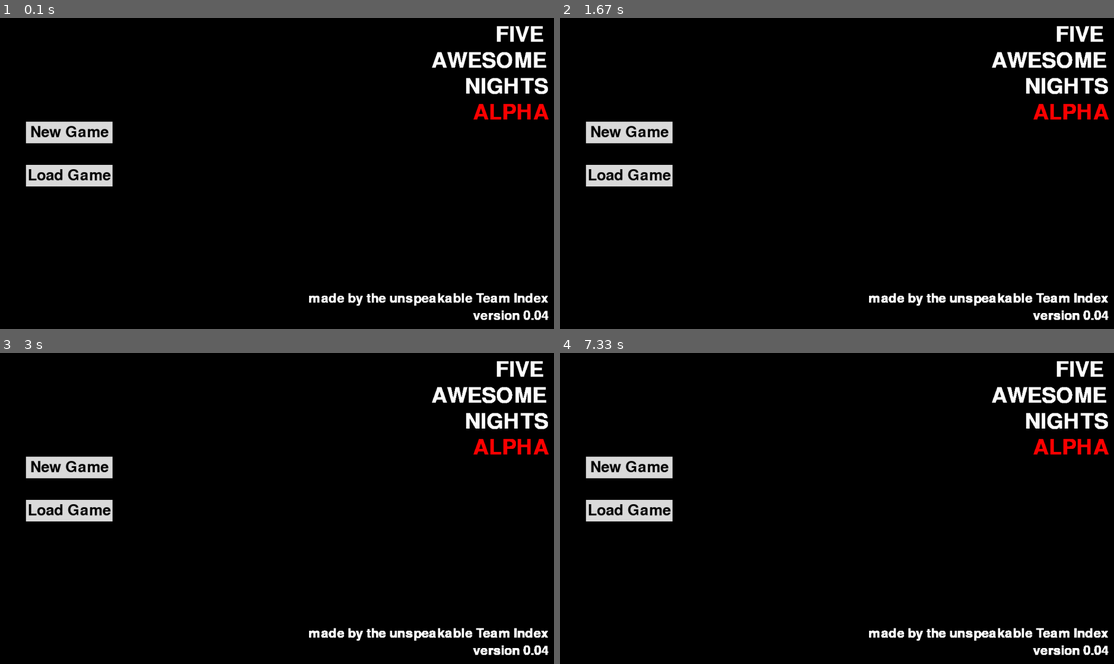
Above: before the commit, frames 1-4 (two rows, left to right).
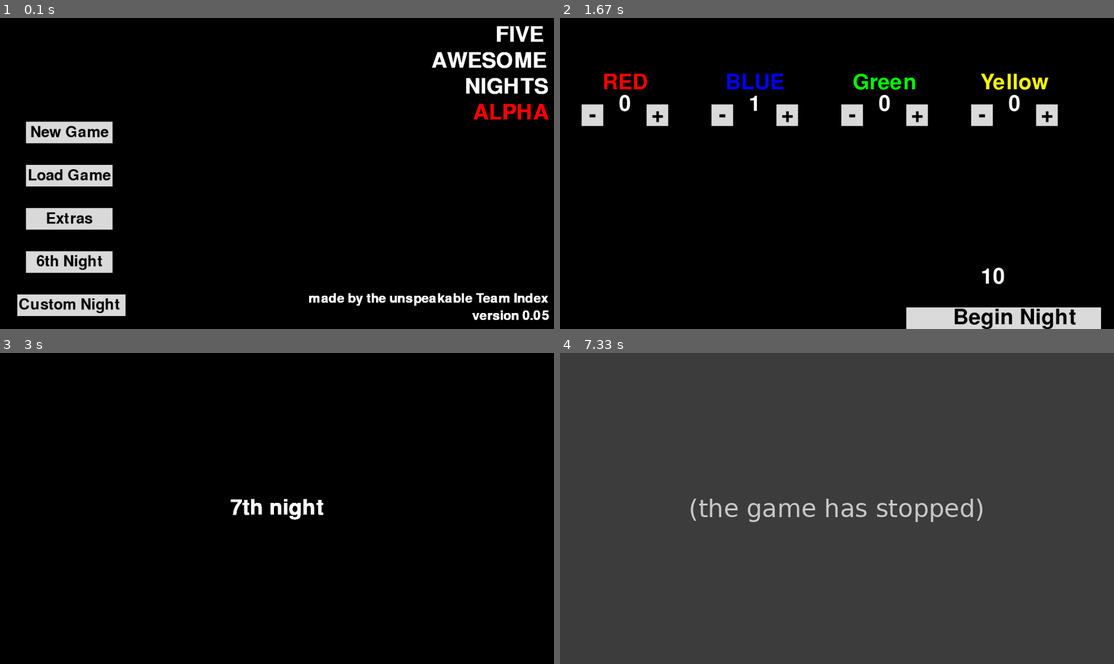
Above: after the commit, the same moments.

Repository: SuperTapood/Python-Game
Game: pygame game, started from main.py
The game is run twice, just before and just after one commit, with the same random seed, the same clock (stepped at 60 frames per second) and the same inputs.
Inputs (mouse positions are in pixels of both pictures, inside the frame that each line leads up to):
- Up to frame 1 (0.1 s): no input
- Up to frame 2 (1.67 s): click (632, 304) at 0.38 s, where only the run after the commit has a clickable "Custom Night"; click (659, 114) at 0.72 s, where only the run after the commit has a clickable "+"; click (593, 114) at 1.05 s, where only the run after the commit has a clickable "-"; click (787, 114) at 1.38 s, where only the run after the commit has a clickable "+"
- Up to frame 3 (3 s): click (160, 449) at 1.72 s, where only the run after the commit has a clickable "-"; click (443, 651) at 2.05 s, where only the run after the commit has a clickable "Begin Night"
- Up to frame 4 (7.33 s): no input

The runs differ from the first frame. In frame 1, 3.4% of the frame differs, in the area x 3-100%, y 61-98%; in frame 2, 10%; in frame 3, 5.2%; in frame 4, 100%, in the area x 0-100%, y 0-100%.
Error after the commit: AttributeError: 'Screen' object has no attribute 'power' (screen.py line 123); the game stopped at 7.05 s (later frames are placeholders)

Commit message:
updated to version 0.05
see changelog for details

Diff:
--- a/colors.py
+++ b/colors.py
@@ -1,5 +1,6 @@
 # just a color pallet so i wont have to remember those everytime i want to color something
 # these are constants
+# L stands for light
 
 WHITE = (255, 255, 255)
 BLACK = (0, 0, 0)
@@ -8,3 +9,5 @@
 YELLOW = (255, 255, 0)
 GREEN = (0, 255, 0)
 BLUE = (0, 0, 255)
+ORANGE = (255,69,0)
+L_RED = (220,20,60)
--- a/enemy.py
+++ b/enemy.py
@@ -17,14 +17,12 @@
 		self.atDoor = False
 		self.attack = False
 		# clock time in ms (28 seconds?)
-		self.clockTime = (ENEMY_DELAY - 100 * (self.level - 1))
+		self.clockTime = (ENEMY_DELAY - self.level)
 		return
 
 	def tick(self, factor):
 		# move the clock by factor factor
 		self.clockTime -= factor
-		print(self.clockTime)
-		print(self.pathIndex)
 		# chance translates to about once per 5 clocks
 		if randint(0, 10000 - self.level * 100) == 69 and self.level > 0:
 			if self.pathIndex < len(self.path):
--- a/gameData.py
+++ b/gameData.py
@@ -52,9 +52,9 @@
 NIGHTTUPLES = [[1, 1, 0, 0], [2, 2, 1, 0], [4, 4, 4, 4]]
 # the max playalbe night (== len(NIGHTTUPLES))
 CAP_NIGHT = 3
-# current night, set to 7 for testing, i have 2 variables for that because thats how we roll
-NIGHT = 1
-CURRENT_NIGHT = 1
+# current night, set to 7 for testing, i have 2 variables for that because thats how we roll BABY
+NIGHT = 7
+CURRENT_NIGHT = 7
 # lenght of the night in secs
 NIGHT_LENGTH = 600
 # how long an enemy takes before trying to move in secs (default)
@@ -62,8 +62,8 @@
 # user's high score, custom night
 HIGH_SCORE = 0
 # did the player beat the sixth or seventh night? (0 - F, 1 - T)
-SixBeat = 0
-SevenBeat = 0
+SixBeat = 1
+SevenBeat = 1
 # enemy levels chosen in CN
 ENEMY_LEVELS = [0, 0, 0, 0]
 # paths for the enemies, currently don't really matter, later will
--- /dev/null
+++ b/metaData.py
@@ -0,0 +1,3 @@
+__version__ = "0.05"
+__author__ = "Team Index"
+__state__ = "ALPHA"
--- a/power.py
+++ b/power.py
@@ -11,7 +11,7 @@
 
 	def substract(self):
 		# will later add a more complex power substraction system
-		self.power -= self.bars * 1
+		self.power -= self.bars * (1 / 14)
 		return
 
 	def powerUp(self):
@@ -27,4 +27,12 @@
 				return True
 			return False
 		return False
+
+	def change(self, prefix):
+		self.bars = 1 + int(prefix[1]) + int(prefix[0])
+		return
+
+	def powerDown(self):
+		self.bars -= 1
+		return
 	pass
--- a/screen.py
+++ b/screen.py
@@ -8,12 +8,10 @@
 from helpFunctions import returnOfficePrefix, startNight, checkIfOver, returnHour
 from time import sleep as wait
 from power import Power
-
-
-__version__ = "0.04"
-__author__ = "Team Index"
-
-class Screen:
+from screenBlitter import ScreenBlitter
+from metaData import __version__
+
+class Screen(ScreenBlitter):
 	def __init__(self):
 		self.enemies = None
 		self.x = 1280
@@ -56,22 +54,13 @@
 		self.window.fill(BLACK)
 		while True:
 			self.window.fill(BLACK)
-			txt = Text("RED", self.x // 2, self.y // 2, 50, self.window)
-			txt = Text(str(gameData.ENEMY_LEVELS[0]), self.x // 2, self.y // 2 + 50, 50, self.window)
-			rPlusBtn = Button(GRAY, (self.x // 2 + 50 , self.y // 2 + 50, 50, 50), self.window)
-			txt = Text("+", self.x // 2 + 75, self.y // 2 + 75, 50, self.window, BLACK)
-			if rPlusBtn.checkIfClicked():
-				if gameData.ENEMY_LEVELS[0] < 20:
-					gameData.ENEMY_LEVELS[0] += 1
-					wait(0.1)
-			rMinusBtn = Button(GRAY, (self.x // 2 - 100 , self.y // 2 + 50, 50, 50), self.window)
-			txt = Text("-", self.x // 2 - 75, self.y // 2 + 75, 50, self.window, BLACK)
-			if rMinusBtn.checkIfClicked():
-				if gameData.ENEMY_LEVELS[0] > 0:
-					gameData.ENEMY_LEVELS[0] -= 1
-					wait(0.1)
-			startBtn = Button(GRAY, (800, 670, 550, 150), self.window)
-			txt = Text("Begin Night", 1000, 700, 50, self.window, BLACK)
+			self.customRed()
+			self.customBlue()
+			self.customYellow()
+			self.customGreen()
+			self.calculatePoints()
+			startBtn = Button(GRAY, (800, 670, 450, 150), self.window)
+			txt = Text("Begin Night", 1050, 695, 50, self.window, BLACK)
 			if startBtn.checkIfClicked():
 				self.bootCustomNight()
 				startNight()
@@ -102,36 +91,8 @@
 	def blitMainMenu(self):
 		self.window.fill(BLACK)
 		while True:
-			txt = Text("FIVE", 1200, 40, 50, self.window)
-			txt = Text("AWESOME", 1130, 100, 50, self.window)
-			txt = Text("NIGHTS", 1170, 160, 50, self.window)
-			txt = Text("ALPHA", 1180, 220, 50, self.window, RED)
-			txt = Text(f"version {__version__}", 1180, 690, 30, self.window)
-			txt = Text(f"made by the unspeakable {__author__}", 990, 650, 30, self.window)
-			newBtn = Button(GRAY, (60, 240, 200, 50),  self.window)
-			txt = Text("New Game", 160, 265, 35, self.window, BLACK)
-			if newBtn.checkIfClicked():
-				gameData.reset()
-				self.blitNightNumber()
-			loadBtn = Button(GRAY, (60, 340, 200, 50), self.window)
-			txt = Text("Load Game", 160, 365, 35, self.window, BLACK)
-			if loadBtn.checkIfClicked():
-				self.blitNightNumber()
-			if gameData.SevenBeat == 1:
-				ExtraBtn = Button(GRAY, (60, 440, 200, 50), self.window)
-				txt = Text("Extras", 160, 465, 35, self.window, BLACK)
-				if ExtraBtn.checkIfClicked():
-					self.blitExtras()
-			if gameData.NIGHT > 5:
-				SixBtn = Button(GRAY, (60, 540, 200, 50), self.window)
-				txt = Text("6th Night", 160, 565, 35, self.window, BLACK)
-				if SixBtn.checkIfClicked():
-					self.blitSixthNight()
-			if gameData.SixBeat:
-				SevenBtn = Button(GRAY, (40, 640, 250, 50), self.window)
-				txt = Text("Custom Night", 160, 665, 35, self.window, BLACK)
-				if SevenBtn.checkIfClicked():
-					self.blitCustomNight()
+			self.mainText()
+			self.mainButtons()
 			for event in pygame.event.get():
 				if event.type == pygame.QUIT:
 					pygame.quit()
@@ -158,20 +119,21 @@
 		officeState = prefix
 		self.window.blit(self.imgs[self.imgNames.index(officeState)], (0, 0))
 		start = time()
-		frame = 0
 		while True:
 			self.power.tick()
+			self.power.change(officeState)
 			if checkIfOver():
 				self.blitWin()
 			self.window.blit(self.imgs[self.imgNames.index(officeState)], (0, 0))
 			txt = Text(f"{returnHour()} AM", 1200, 30, 50, self.window)
-			frame += 1
+			self.blitPower()
 			for event in pygame.event.get():
 				if event.type == pygame.QUIT:
 					pygame.quit()
 					quit()
 				elif event.type == pygame.KEYDOWN:
 					if returnOfficePrefix(chr(event.key), officeState) == "cam":
+						self.power.powerUp()
 						self.blitCameras(officeState)
 					else:
 						officeState = returnOfficePrefix(chr(event.key), officeState)
@@ -189,23 +151,14 @@
 			if checkIfOver():
 				self.blitWin()
 			self.window.fill(BLACK)
-			x = 50
-			y = 50
-			for enem, color in zip(self.enemies.enemies, gameData.ENEMY_COLORS):
-				for i in range(len(enem.path)):
-					btn = Button(WHITE, (x *(i + 1) * 2, y, 53, 53), self.window)
-				index = enem.pathIndex
-				if index > len(enem.path):
-					index = len(enem.path)
-				for i in range(index):
-					btn = Button(color, (x *(i + 1) * 2 + 1, y + 1, 50, 50), self.window)
-				y += 100
+			self.blitCamsSimple()
 			for event in pygame.event.get():
 				if event.type == pygame.QUIT:
 					pygame.quit()
 					quit()
 				elif event.type == pygame.KEYDOWN:
 					if returnOfficePrefix(chr(event.key), officeState) == "cam":
+						self.power.powerDown()
 						self.blitOffice(officeState)
 					else:
 						officeState = returnOfficePrefix(chr(event.key), officeState)
@@ -267,4 +220,10 @@
 					pygame.quit()
 					quit()
 			pygame.display.update()
+		return
 	pass
+
+
+pygame.init()
+scr = Screen()
+scr.blitMainMenu()
--- /dev/null
+++ b/screenBlitter.py
@@ -0,0 +1,149 @@
+import pygame
+from easyPygame import Button, Text
+from colors import WHITE, GRAY, BLACK, RED, YELLOW, GREEN, BLUE, ORANGE, L_RED
+import gameData
+from time import time
+import loader
+from helpFunctions import returnOfficePrefix, startNight, checkIfOver, returnHour
+from time import sleep as wait
+from power import Power
+from metaData import __version__, __author__, __state__
+import numpy as np
+
+class ScreenBlitter:
+	def customRed(self):
+		txt = Text("RED", 150, 150, 50, self.window, RED)
+		txt = Text(str(gameData.ENEMY_LEVELS[0]), 150, 150 + 50, 50, self.window)
+		rPlusBtn = Button(GRAY, (150 + 50 , 150 + 50, 50, 50), self.window)
+		txt = Text("+", 150 + 75, 150 + 75, 50, self.window, BLACK)
+		if rPlusBtn.checkIfClicked():
+			if gameData.ENEMY_LEVELS[0] < 20:
+				gameData.ENEMY_LEVELS[0] += 1
+				wait(0.1)
+		rMinusBtn = Button(GRAY, (150 - 100 , 150 + 50, 50, 50), self.window)
+		txt = Text("-", 150 - 75, 150 + 75, 50, self.window, BLACK)
+		if rMinusBtn.checkIfClicked():
+			if gameData.ENEMY_LEVELS[0] > 0:
+				gameData.ENEMY_LEVELS[0] -= 1
+				wait(0.1)
+		return
+
+	def customBlue(self):
+		txt = Text("BLUE", 450, 150, 50, self.window, BLUE)
+		txt = Text(str(gameData.ENEMY_LEVELS[1]), 450, 150 + 50, 50, self.window)
+		rPlusBtn = Button(GRAY, (450 + 50 , 150 + 50, 50, 50), self.window)
+		txt = Text("+", 450 + 75, 150 + 75, 50, self.window, BLACK)
+		if rPlusBtn.checkIfClicked():
+			if gameData.ENEMY_LEVELS[1] < 20:
+				gameData.ENEMY_LEVELS[1] += 1
+				wait(0.1)
+		rMinusBtn = Button(GRAY, (450 - 100 , 150 + 50, 50, 50), self.window)
+		txt = Text("-", 450 - 75, 150 + 75, 50, self.window, BLACK)
+		if rMinusBtn.checkIfClicked():
+			if gameData.ENEMY_LEVELS[1] > 0:
+				gameData.ENEMY_LEVELS[1] -= 1
+				wait(0.1)
+		return
+
+
+	def customGreen(self):
+		txt = Text("Green", 750, 150, 50, self.window, GREEN)
+		txt = Text(str(gameData.ENEMY_LEVELS[2]), 750, 150 + 50, 50, self.window)
+		rPlusBtn = Button(GRAY, (750 + 50 , 150 + 50, 50, 50), self.window)
+		txt = Text("+", 750 + 75, 150 + 75, 50, self.window, BLACK)
+		if rPlusBtn.checkIfClicked():
+			if gameData.ENEMY_LEVELS[2] < 20:
+				gameData.ENEMY_LEVELS[2] += 1
+				wait(0.1)
+		rMinusBtn = Button(GRAY, (750 - 100 , 150 + 50, 50, 50), self.window)
+		txt = Text("-", 750 - 75, 150 + 75, 50, self.window, BLACK)
+		if rMinusBtn.checkIfClicked():
+			if gameData.ENEMY_LEVELS[2] > 0:
+				gameData.ENEMY_LEVELS[2] -= 1
+				wait(0.1)
+		return
+
+
+	def customYellow(self):
+		txt = Text("Yellow", 1050, 150, 50, self.window, YELLOW)
+		txt = Text(str(gameData.ENEMY_LEVELS[3]), 1050, 150 + 50, 50, self.window)
+		rPlusBtn = Button(GRAY, (1050 + 50 , 150 + 50, 50, 50), self.window)
+		txt = Text("+", 1050 + 75, 150 + 75, 50, self.window, BLACK)
+		if rPlusBtn.checkIfClicked():
+			if gameData.ENEMY_LEVELS[3] < 20:
+				gameData.ENEMY_LEVELS[3] += 1
+				wait(0.1)
+		rMinusBtn = Button(GRAY, (1050 - 100 , 150 + 50, 50, 50), self.window)
+		txt = Text("-", 1050 - 75, 150 + 75, 50, self.window, BLACK)
+		if rMinusBtn.checkIfClicked():
+			if gameData.ENEMY_LEVELS[3] > 0:
+				gameData.ENEMY_LEVELS[3] -= 1
+				wait(0.1)
+		return
+
+	def calculatePoints(self):
+		pts = (np.sum(gameData.ENEMY_LEVELS)) * 10
+		txt = Text(str(pts), 1000, 600, 50, self.window)
+		return
+
+	def mainText(self):
+		txt = Text("FIVE", 1200, 40, 50, self.window)
+		txt = Text("AWESOME", 1130, 100, 50, self.window)
+		txt = Text("NIGHTS", 1170, 160, 50, self.window)
+		txt = Text(f"{__state__}", 1180, 220, 50, self.window, RED)
+		txt = Text(f"version {__version__}", 1180, 690, 30, self.window)
+		txt = Text(f"made by the unspeakable {__author__}", 990, 650, 30, self.window)
+		return
+
+	def mainButtons(self):
+		newBtn = Button(GRAY, (60, 240, 200, 50),  self.window)
+		txt = Text("New Game", 160, 265, 35, self.window, BLACK)
+		if newBtn.checkIfClicked():
+			gameData.reset()
+			self.blitNightNumber()
+		loadBtn = Button(GRAY, (60, 340, 200, 50), self.window)
+		txt = Text("Load Game", 160, 365, 35, self.window, BLACK)
+		if loadBtn.checkIfClicked():
+			self.blitNightNumber()
+		if gameData.SevenBeat == 1:
+			ExtraBtn = Button(GRAY, (60, 440, 200, 50), self.window)
+			txt = Text("Extras", 160, 465, 35, self.window, BLACK)
+			if ExtraBtn.checkIfClicked():
+				self.blitExtras()
+		if gameData.NIGHT > 5:
+			SixBtn = Button(GRAY, (60, 540, 200, 50), self.window)
+			txt = Text("6th Night", 160, 565, 35, self.window, BLACK)
+			if SixBtn.checkIfClicked():
+				self.blitSixthNight()
+		if gameData.SixBeat:
+			SevenBtn = Button(GRAY, (40, 640, 250, 50), self.window)
+			txt = Text("Custom Night", 160, 665, 35, self.window, BLACK)
+			if SevenBtn.checkIfClicked():
+				self.blitCustomNight()
+		return
+
+	def blitCamsSimple(self):
+		x = 50
+		y = 50
+		for enem, color in zip(self.enemies.enemies, gameData.ENEMY_COLORS):
+			for i in range(len(enem.path)):
+				btn = Button(WHITE, (x *(i + 1) * 2, y, 53, 53), self.window)
+			index = enem.pathIndex
+			if index > len(enem.path):
+				index = len(enem.path)
+			for i in range(index):
+				btn = Button(color, (x *(i + 1) * 2 + 1, y + 1, 50, 50), self.window)
+			y += 100
+		return
+
+	def blitPower(self):
+		precent = int(self.power.power)
+		txt = Text(str(precent), 50, 700, 50, self.window)
+		x = 20
+		y = 600
+		colorArray = [YELLOW, ORANGE, L_RED, RED]
+		for i in range(self.power.bars):
+			btn = Button(colorArray[i], (x, y, 20, 50), self.window)
+			x += 40
+		return
+	pass
Not shown, changed: ChangeLog.txt
Not shown, changed: build/exe.win32-3.8/lib/asyncio/__main__.pyc
Not shown, changed: build/exe.win32-3.8/lib/asyncio/base_events.pyc
Not shown, changed: build/exe.win32-3.8/lib/library.zip
Not shown, changed: build/exe.win32-3.8/lib/numpy/lib/arraypad.pyc
Not shown, changed: build/exe.win32-3.8/lib/numpy/testing/_private/utils.pyc
Not shown, changed: build/exe.win32-3.8/lib/setuptools/pep425tags.pyc
